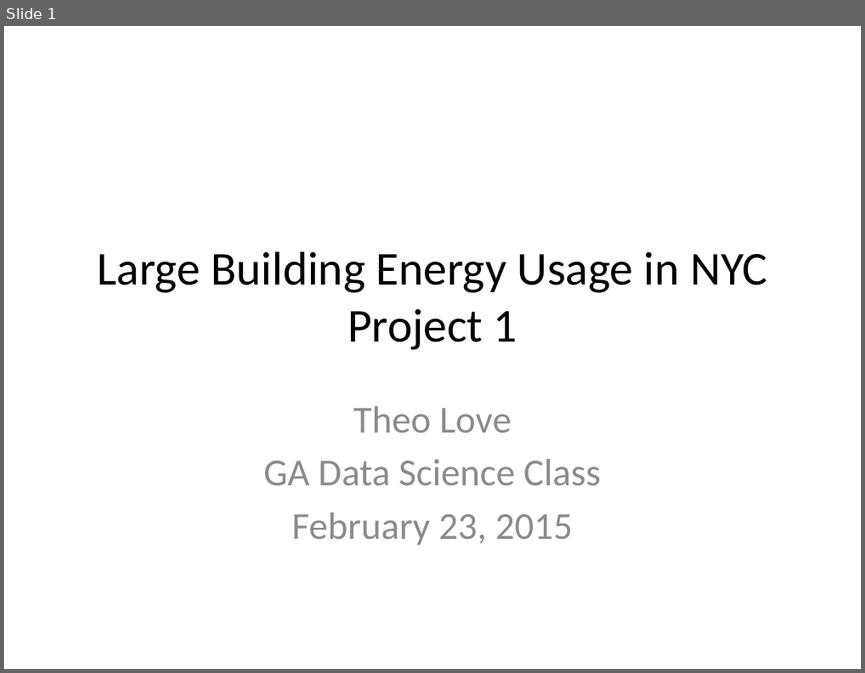
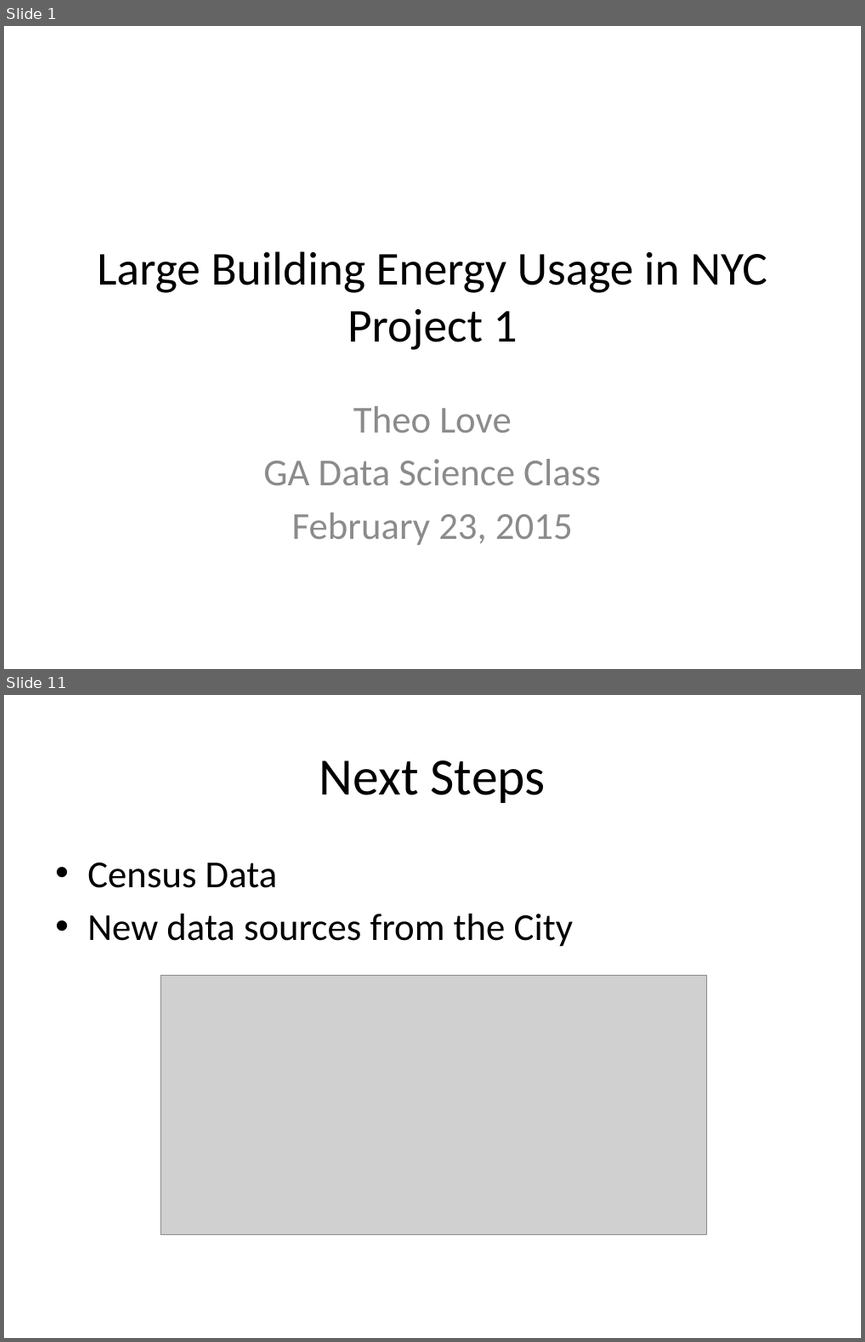
Before and after one commit to theolove/ga_project1_tlove, a slide deck: Projects/Project 1/Project1_Tlove Presentation.pptx. Shown one above the other, each under a label of ours: slide 1 before the commit, slides 1 and 11 after it; the slides between them are not shown. The pictures are 865x673 and 865x1342 pixels, drawn with LibreOffice and Linux fonts; fonts in the diff are those of the drawing; grey boxes stand for pictures. Boxes give left, top, right and bottom in pixels: in the first picture for what was removed or moved away, otherwise in the second. Text is boxed around its words. In the diff, an @@ line names an element or a change of style, - is before the commit and + after.

```diff
--- a/Projects/Project 1/Project1_Tlove Presentation.pptx
+++ b/Projects/Project 1/Project1_Tlove Presentation.pptx
@@ slide 11 added at (4, 695, 861, 1338), background #FFFFFF @@
@@ title added at (319, 760, 545, 803), 44 pt, text #000000 @@
+Next Steps
@@ text added at (87, 862, 573, 947), 32 pt, text #000000 @@
+• Census Data
+• New data sources from the City
@@ picture added at (160, 975, 707, 1234) @@
```
Also in this commit, not shown: 3 slides changed, 6 other slides added, 4 slides removed, 1 other file.
